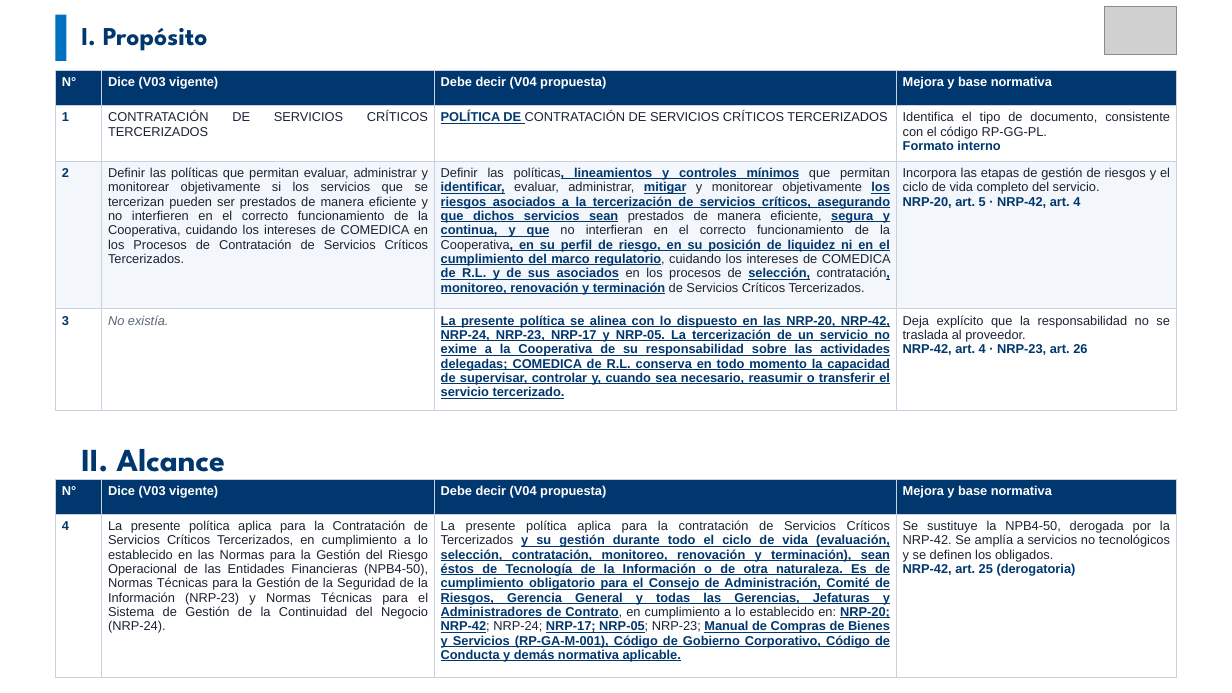
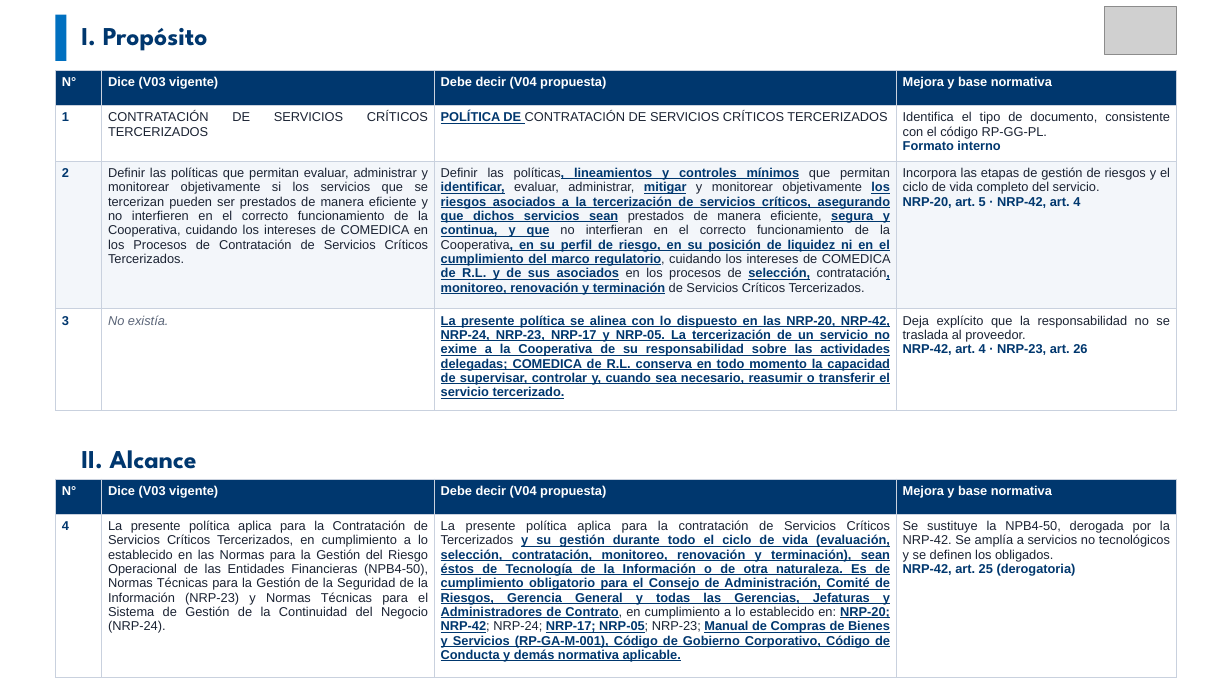
Before and after one commit to menjivar201280/riesgo, a slide deck: slide 3 of comparativo-comite-riesgos/Comparativo_Comite_Riesgos_V03_vs_V04.pptx. Drawn at 1232x693 pixels with LibreOffice and Linux fonts; fonts in the diff are those of the drawing; grey boxes stand for pictures. Boxes give left, top, right and bottom in pixels: in the first picture for what was removed or moved away, otherwise in the second. Text is boxed around its words. In the diff, an @@ line names an element or a change of style, - is before the commit and + after.

```diff
--- a/comparativo-comite-riesgos/Comparativo_Comite_Riesgos_V03_vs_V04.pptx
+++ b/comparativo-comite-riesgos/Comparativo_Comite_Riesgos_V03_vs_V04.pptx
@@ text "II. Alcance" at (81, 450, 197, 469): size 25 to 20 pt @@
```
Also in this commit, not shown: 5 other slides changed.
